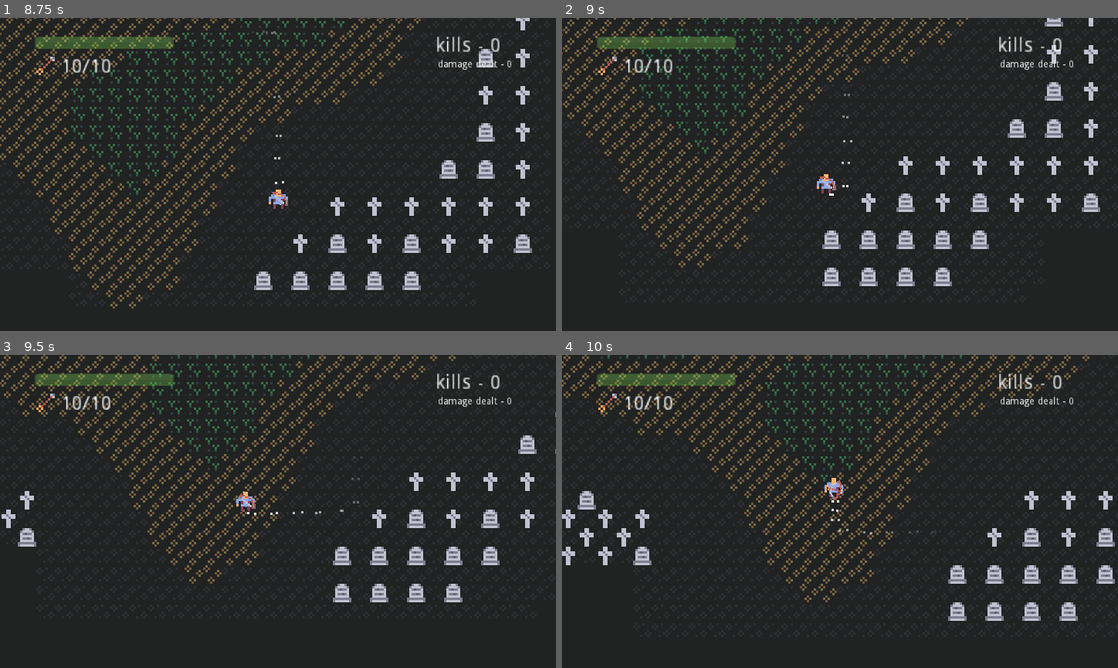
Above: before the commit, frames 1-4 (two rows, left to right).
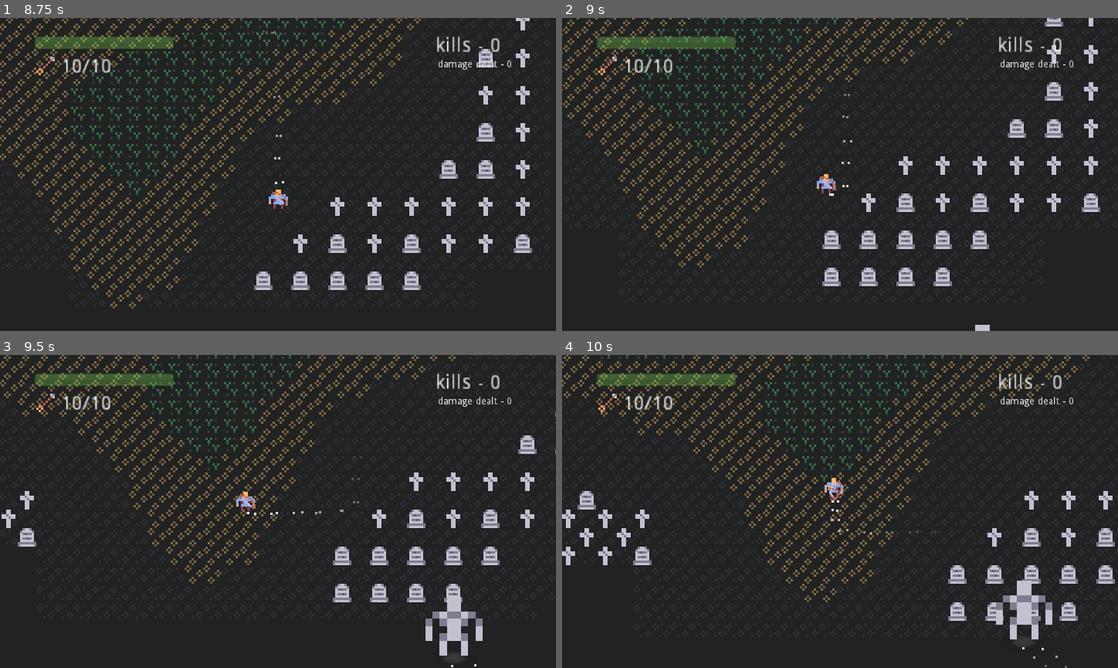
Above: after the commit, the same moments.

Repository: Ariorick/ArcherGame
Game: Godot game, scene res://src/Main.tscn
The game is run twice, just before and just after one commit, with the same random seed, the same clock (stepped at 60 frames per second) and the same inputs.
Inputs (mouse positions are in pixels of both pictures, inside the frame that each line leads up to):
- Up to frame 1 (8.75 s): move the mouse to (400, 158) at 0.52 s; hold Right (right) 0.53-1.28 s; click (400, 158) at 0.6 s; move the mouse to (166, 190) at 1.27 s; hold Down (down) 1.28-2.03 s; tap Space (dash) every 2.25 s from 1.35 to 8.1 s; move the mouse to (333, 105) at 2.02 s; hold Right (right) 2.03-2.78 s; right-click (333, 105) at 2.1 s; move the mouse to (250, 237) at 2.77 s; hold Up (up) 2.78-3.53 s; click (250, 237) at 2.85 s; move the mouse to (444, 221) at 3.52 s; hold Left (left) 3.53-5.03 s; move the mouse to (111, 127) at 4.27 s; right-click (111, 127) at 4.35 s; move the mouse to (305, 174) at 5.02 s; hold Down (down) 5.03-5.78 s; click (305, 174) at 5.1 s; move the mouse to (194, 96) at 5.77 s; hold Right (right) 5.78-6.53 s; move the mouse to (400, 158) at 6.52 s; hold Up (up) 6.53-7.28 s; right-click (400, 158) at 6.6 s; move the mouse to (166, 190) at 7.27 s; hold Right (right) 7.28-8.03 s; click (166, 190) at 7.35 s; move the mouse to (333, 105) at 8.02 s; hold Down (down) from 8.03 s (still down)
- Up to frame 2 (9 s): move the mouse to (812, 237) at 8.77 s; release Down (down) at 8.78 s; hold Left (left) from 8.78 s (still down); right-click (812, 237) at 8.85 s
- Up to frame 3 (9.5 s): keep holding Left (left)
- Up to frame 4 (10 s): move the mouse to (1006, 558) at 9.52 s; release Left (left) at 9.53 s; hold Up (up) from 9.53 s (still down); click (1006, 558) at 9.6 s

Frame 1 is identical in both runs. In frame 2, less than 0.1% of the frame differs, in the area x 74-77%, y 98-100%; in frame 3, 0.9%, in the area x 76-87%, y 77-100%; in frame 4, 0.8%.

Commit message:
set z index for skelly attack particles

Diff:
--- a/src/Enemy/Skelly/Skelly.tscn
+++ b/src/Enemy/Skelly/Skelly.tscn
@@ -147,10 +147,14 @@
 [node name="Shadow" type="Sprite" parent="Brain/Actions/JumpAttackAction" index="1"]
 modulate = Color( 0.258824, 0.258824, 0.258824, 0.941176 )
 scale = Vector2( 0.06, 0.03 )
+z_index = 5
+z_as_relative = false
 texture = ExtResource( 10 )
 
 [node name="AttackParticles" type="Particles2D" parent="Brain/Actions/JumpAttackAction" index="2"]
 scale = Vector2( 3, 3 )
+z_index = 5
+z_as_relative = false
 emitting = false
 amount = 40
 one_shot = true
@@ -159,6 +163,8 @@
 process_material = SubResource( 10 )
 
 [node name="AttackParticles2" type="Particles2D" parent="Brain/Actions/JumpAttackAction" index="3"]
+z_index = 5
+z_as_relative = false
 emitting = false
 amount = 1
 lifetime = 0.5
@@ -184,6 +190,8 @@
 
 [node name="StepParticles" type="Node2D" parent="Brain/Actions/FollowTargetAction" index="1"]
 position = Vector2( 0, -3 )
+z_index = 5
+z_as_relative = false
 script = ExtResource( 8 )
 
 [node name="Left" type="Particles2D" parent="Brain/Actions/FollowTargetAction/StepParticles" index="0"]
--- a/src/GameManager/EnemySpawner.gd
+++ b/src/GameManager/EnemySpawner.gd
@@ -18,7 +18,7 @@
 func get_enemy() -> EnemyBase:
 	var value = r.randf_range(0, 1)
 	var enemy: EnemyBase
-	if value < 0.2:
+	if value < 1:
 		enemy = Skelly.instance()
 	else:
 		enemy = Ghost.instance()
--- a/src/GameManager/EnemySpawner.tscn
+++ b/src/GameManager/EnemySpawner.tscn
@@ -6,6 +6,6 @@
 script = ExtResource( 1 )
 
 [node name="Timer" type="Timer" parent="."]
-wait_time = 10.0
+wait_time = 5.0
 autostart = true
 [connection signal="timeout" from="Timer" to="." method="_on_Timer_timeout"]
--- a/src/Level/World.tscn
+++ b/src/Level/World.tscn
@@ -95,7 +95,7 @@
 format = 1
 
 [node name="Graves" type="TileMap" parent="."]
-z_index = 1
+z_index = 10
 tile_set = SubResource( 2 )
 cell_size = Vector2( 8, 8 )
 cell_y_sort = true
